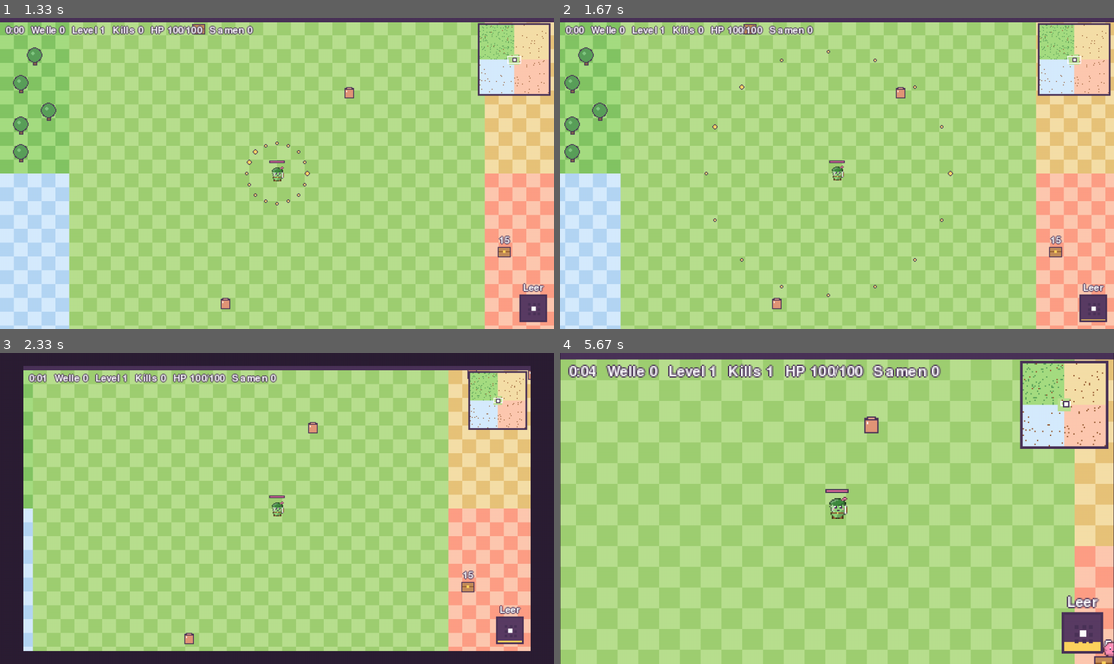
Above: before the commit, frames 1-4 (two rows, left to right).
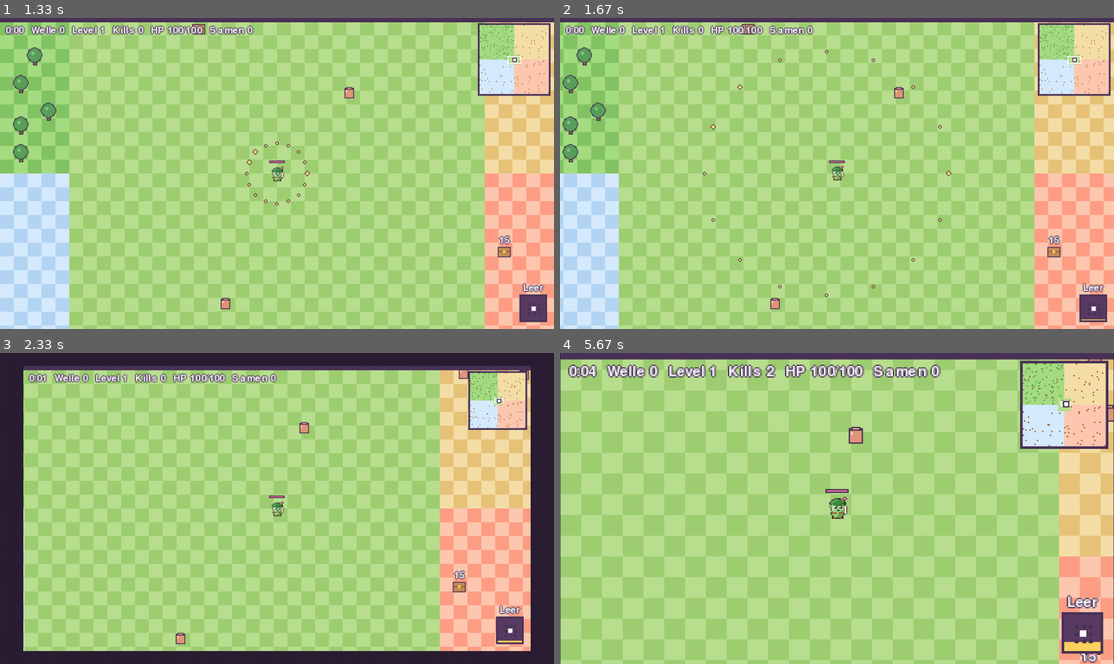
Above: after the commit, the same moments.

Repository: hannes-vnz/last_bean_standing
Game: pygame game, started from src/lastbean/__main__.py
Same seed, same stepped clock (60 frames per second), same inputs: the game is played once before the commit and once after it.
Inputs:
- Up to frame 1 (1.33 s): type "ann" at 0.33 s; tap Enter at 0.67, 0.88 s; tap Space at 1.22 s
- Up to frame 2 (1.67 s): hold Right from 1.55 s (still down); tap Space at 1.62 s
- Up to frame 3 (2.33 s): tap Space at 1.92 s; release Right at 2.02 s; tap + at 2.05 s
- Up to frame 4 (5.67 s): hold Up 2.38-2.68 s; tap Space at 2.45, 2.78, 3.08, 3.28, 3.58, 3.85, 4.18, 4.48, 4.62, 5.02, 5.32 s; tap + at 2.53, 3.93, 5.1 s; hold Right 2.72-3.18 s; hold Left 3.22-3.75 s; tap 1 at 3.37, 4.7 s; hold Down 3.78-4.08 s; hold Left 4.12-4.52 s; hold Up 4.55-4.92 s; hold Right 4.95-5.58 s; hold Down from 5.62 s (still down)

Frame 1 is identical in both runs. In frame 2, 11% of the frame differs, in the area x 0-99%, y 1-100%; in frame 3, 47%, in the area x 4-96%, y 5-96%; in frame 4, 42%.

Commit message:
Faster pace: walking speed of all characters and mobs x1.25 (Hannes, 28.10.2026)
Co-Authored-By: Claude Opus 5.5 <noreply@anthropic.com>
Claude-Session: https://claude.ai/code/session_01XQrSRafbp6pJjyk35Vz54b

Diff:
--- a/data/characters.json
+++ b/data/characters.json
@@ -5,7 +5,7 @@
   "title": "der Falkenauge",
   "archetype": "Jäger: ausgewogen, durchschlagende Pfeile",
   "hp": 100,
-  "speed": 180,
+  "speed": 225,
   "damage": 12,
   "attack_rate": 2.0,
   "range": 380,
@@ -64,7 +64,7 @@
   "title": "Aschenglut",
   "archetype": "Pyromantin: Flächenschaden und Brand",
   "hp": 80,
-  "speed": 140,
+  "speed": 175,
   "damage": 14,
   "attack_rate": 1.1,
   "range": 320,
@@ -118,7 +118,7 @@
   "title": "Nachtmesser",
   "archetype": "Schurke: schnell, kritisch, kurze Reichweite",
   "hp": 85,
-  "speed": 190,
+  "speed": 238,
   "damage": 7,
   "attack_rate": 2.2,
   "range": 210,
@@ -178,7 +178,7 @@
   "title": "Eisenschulter",
   "archetype": "Wächter: Nahkampf-Tank mit Dornen",
   "hp": 160,
-  "speed": 120,
+  "speed": 150,
   "damage": 20,
   "attack_rate": 0.9,
   "range": 110,
@@ -237,7 +237,7 @@
   "title": "Winterhauch",
   "archetype": "Frostmagierin: Kontrolle und Verlangsamung",
   "hp": 90,
-  "speed": 145,
+  "speed": 181,
   "damage": 10,
   "attack_rate": 1.3,
   "range": 340,
@@ -292,7 +292,7 @@
   "title": "Geisterruf",
   "archetype": "Beschwörer: Begleiter kämpfen für ihn",
   "hp": 90,
-  "speed": 140,
+  "speed": 175,
   "damage": 6,
   "attack_rate": 1.0,
   "range": 300,
@@ -346,7 +346,7 @@
   "title": "Donnerhall",
   "archetype": "Sturmrufer: Kettenblitze, hohe Schussrate",
   "hp": 80,
-  "speed": 160,
+  "speed": 200,
   "damage": 8,
   "attack_rate": 2.4,
   "range": 300,
@@ -404,7 +404,7 @@
   "title": "Zündfunke",
   "archetype": "Sprengmeister: Bomben im Stand, Minen im Lauf",
   "hp": 110,
-  "speed": 150,
+  "speed": 188,
   "damage": 26,
   "attack_rate": 0.7,
   "range": 300,
@@ -462,7 +462,7 @@
   "title": "Schierling",
   "archetype": "Giftmischerin: Giftpfützen und Seuche",
   "hp": 85,
-  "speed": 150,
+  "speed": 188,
   "damage": 5,
   "attack_rate": 1.4,
   "range": 330,
@@ -516,7 +516,7 @@
   "title": "Stillstand",
   "archetype": "Scharfschützin: je länger sie steht, desto härter",
   "hp": 75,
-  "speed": 130,
+  "speed": 162,
   "damage": 40,
   "attack_rate": 0.45,
   "range": 600,
--- a/data/mobs.json
+++ b/data/mobs.json
@@ -4,7 +4,7 @@
   "name": "Schleimling",
   "behavior": "chaser",
   "hp": 12,
-  "speed": 62,
+  "speed": 78,
   "damage": 5,
   "cost": 1,
   "xp": 1,
@@ -25,7 +25,7 @@
   "name": "Fledermaus",
   "behavior": "swarm",
   "hp": 5,
-  "speed": 120,
+  "speed": 150,
   "damage": 3,
   "cost": 0.5,
   "xp": 0.5,
@@ -47,7 +47,7 @@
   "name": "Wurzelwächter",
   "behavior": "chaser_tank",
   "hp": 55,
-  "speed": 38,
+  "speed": 48,
   "damage": 10,
   "cost": 4,
   "xp": 4,
@@ -69,7 +69,7 @@
   "name": "Sporenschütze",
   "behavior": "ranged_lobbed",
   "hp": 16,
-  "speed": 45,
+  "speed": 56,
   "damage": 4,
   "cost": 3,
   "xp": 3,
@@ -92,7 +92,7 @@
   "name": "Sandspeier",
   "behavior": "ranged_direct",
   "hp": 14,
-  "speed": 55,
+  "speed": 69,
   "damage": 7,
   "cost": 2,
   "xp": 2,
@@ -116,7 +116,7 @@
   "name": "Dünenskorpion",
   "behavior": "charger",
   "hp": 30,
-  "speed": 50,
+  "speed": 62,
   "damage": 12,
   "cost": 3,
   "xp": 3,
@@ -141,7 +141,7 @@
   "name": "Frostwolf",
   "behavior": "chaser_pack",
   "hp": 20,
-  "speed": 105,
+  "speed": 131,
   "damage": 7,
   "cost": 2,
   "xp": 2,
@@ -163,7 +163,7 @@
   "name": "Eisgolem",
   "behavior": "chaser_tank",
   "hp": 90,
-  "speed": 32,
+  "speed": 40,
   "damage": 14,
   "cost": 7,
   "xp": 7,
@@ -190,7 +190,7 @@
   "name": "Glutimp",
   "behavior": "ranged_lobbed",
   "hp": 18,
-  "speed": 58,
+  "speed": 72,
   "damage": 9,
   "cost": 3,
   "xp": 3,
@@ -214,7 +214,7 @@
   "name": "Lavakäfer",
   "behavior": "exploder",
   "hp": 10,
-  "speed": 95,
+  "speed": 119,
   "damage": 18,
   "cost": 2,
   "xp": 2,
--- a/tests/test_package_a.py
+++ b/tests/test_package_a.py
@@ -13,7 +13,7 @@
 
 def test_new_values_from_data(make_config):
     cfg = make_config()
-    assert cfg.character.speed == 180 and cfg.character.attack_rate == 2.0 and cfg.character.pickup_radius == 220
+    assert cfg.character.speed == 225 and cfg.character.attack_rate == 2.0 and cfg.character.pickup_radius == 220
     assert dict(next(m for m in cfg.mobs if m.id == "batswarm").biome_weights)["forest"] == 0.5
 
 
--- a/tests/test_polish.py
+++ b/tests/test_polish.py
@@ -38,15 +38,17 @@
     fx = Effects(*effect_palette(r))
     with_fx = World(4, make_config())
     without = World(4, make_config())
+    seen = False
     for _ in range(90 * 60):
         events = with_fx.step([heuristic_input(with_fx)])
         without.step([heuristic_input(without)])
         fx.handle(events, r.boss_names, {p.player_id: (p.x, p.y) for p in with_fx.players})
         fx.update()
+        seen = seen or bool(fx.particles or fx.texts or fx.rings)
         if with_fx.tick % 600 == 0:
             r.draw(with_fx.snapshot(), effects=fx)
     assert with_fx.state_hash() == without.state_hash()  # effects never change the run
-    assert fx.particles or fx.texts or fx.rings
+    assert seen  # (the run may already be over at the end)
     assert len(fx.particles) <= 2000
 
 
--- a/tools/build_content.py
+++ b/tools/build_content.py
@@ -39,58 +39,59 @@
 })
 
 # ---------------------------------------------------------------------------- Charaktere
+# 28.10.2026 (Hannes: "Monster und Hero schneller"): Lauftempo aller Charaktere und Mobs x1,25.
 def ch(id, name, title, arch, hp, speed, dmg, rate, rng, crit, weapon, passive, active, tags, unlock, phase, skins):
     return dict(id=id, name=name, title=title, archetype=arch, hp=hp, speed=speed, damage=dmg, attack_rate=rate,
                 range=rng, crit_chance=crit, crit_mult=1.5, weapon=weapon, passive=passive, active=active,
                 tags=tags, unlock_challenge=unlock, impl_phase=phase, skins=skins)
 
 CHARACTERS = [
- ch("ranger", "Fenn", "der Falkenauge", "Jäger: ausgewogen, durchschlagende Pfeile", 100, 180, 12, 2.0, 380, 5,
+ ch("ranger", "Fenn", "der Falkenauge", "Jäger: ausgewogen, durchschlagende Pfeile", 100, 225, 12, 2.0, 380, 5,
     dict(type="projectile", pattern="single", projectile_speed=640, pierce=1, aoe_radius=0, text="Ein Pfeil, durchschlägt 1 Gegner."),
     dict(id="far_sight", name="Weitblick", text="+12 % Reichweite. +8 % Schaden auf Ziele über 250 px.", effects=[dict(stat="range_pct", value=12), dict(stat="damage_pct_far", value=8, threshold_px=250)]),
     dict(id="arrow_storm", name="Pfeilhagel", cooldown_s=18, text="16 Pfeile in alle Richtungen (je 60 % Schaden)."),
     ["projectile", "pierce", "range"], None, 1, ["ranger_a", "ranger_b"]),
- ch("pyro", "Mira", "Aschenglut", "Pyromantin: Flächenschaden und Brand", 80, 140, 14, 1.1, 320, 5,
+ ch("pyro", "Mira", "Aschenglut", "Pyromantin: Flächenschaden und Brand", 80, 175, 14, 1.1, 320, 5,
     dict(type="projectile", pattern="single_explosive", projectile_speed=420, pierce=0, aoe_radius=64, text="Feuerball explodiert (Radius 64) und entzündet (3 s, 20 % Schaden/s)."),
     dict(id="heat_wave", name="Hitzewelle", text="Brennende Gegner erleiden +20 % Schaden.", effects=[dict(stat="damage_pct_vs_burning", value=20)]),
     dict(id="inferno", name="Inferno", cooldown_s=22, text="Feuerring (Radius 180) um dich, 4 s, 40 % Schaden/s."),
     ["fire", "area", "burn"], "unlock_pyro", 2, ["pyro_a", "pyro_b"]),
- ch("rogue", "Kaz", "Nachtmesser", "Schurke: schnell, kritisch, kurze Reichweite", 85, 190, 7, 2.2, 210, 20,
+ ch("rogue", "Kaz", "Nachtmesser", "Schurke: schnell, kritisch, kurze Reichweite", 85, 238, 7, 2.2, 210, 20,
     dict(type="projectile", pattern="fan3", projectile_speed=700, pierce=0, aoe_radius=0, text="Fächer aus 3 Wurfmessern."),
     dict(id="thrill", name="Nervenkitzel", text="+15 % Lauftempo. +6 % Schaden je Gegner im Umkreis 150 px (max. 5).", effects=[dict(stat="move_speed_pct", value=15), dict(stat="damage_pct_per_nearby", value=6, radius_px=150, max_stacks=5)]),
     dict(id="shadow_step", name="Schattenschritt", cooldown_s=5, text="Dash über 220 px, 0,3 s unverwundbar."),
     ["crit", "movement", "close"], "unlock_rogue", 2, ["rogue_a", "rogue_b"]),
- ch("guardian", "Brun", "Eisenschulter", "Wächter: Nahkampf-Tank mit Dornen", 160, 120, 20, 0.9, 110, 0,
+ ch("guardian", "Brun", "Eisenschulter", "Wächter: Nahkampf-Tank mit Dornen", 160, 150, 20, 0.9, 110, 0,
     dict(type="nova", pattern="shockwave", projectile_speed=0, pierce=99, aoe_radius=110, text="Schockwelle um dich (Radius 110) mit Rückstoß."),
     dict(id="iron_skin", name="Eisenhaut", text="-15 % erlittener Schaden. Reflektiert 25 % des Nahkampfschadens.", effects=[dict(stat="damage_taken_pct", value=-15), dict(stat="thorns_pct", value=25)]),
     dict(id="bulwark", name="Bollwerk", cooldown_s=25, text="Schild für 3 s, absorbiert 150 Schaden."),
     ["defense", "thorns", "area", "melee"], "unlock_guardian", 2, ["guardian_a", "guardian_b"]),
- ch("cryo", "Ysa", "Winterhauch", "Frostmagierin: Kontrolle und Verlangsamung", 90, 145, 10, 1.3, 340, 5,
+ ch("cryo", "Ysa", "Winterhauch", "Frostmagierin: Kontrolle und Verlangsamung", 90, 181, 10, 1.3, 340, 5,
     dict(type="projectile", pattern="single", projectile_speed=520, pierce=0, aoe_radius=0, text="Frostgeschoss verlangsamt um 30 % (2 s). 3 Kältestapel frieren 1,2 s ein."),
     dict(id="frost_aura", name="Frostaura", text="Gegner im Umkreis von 140 px sind 15 % langsamer.", effects=[dict(stat="aura_slow_pct", value=15, radius_px=140)]),
     dict(id="ice_age", name="Eiszeit", cooldown_s=24, text="Friert alle Gegner im Bild 2 s ein."),
     ["frost", "control", "ranged"], "unlock_cryo", 2, ["cryo_a", "cryo_b"]),
- ch("summoner", "Thorn", "Geisterruf", "Beschwörer: Begleiter kämpfen für ihn", 90, 140, 6, 1.0, 300, 5,
+ ch("summoner", "Thorn", "Geisterruf", "Beschwörer: Begleiter kämpfen für ihn", 90, 175, 6, 1.0, 300, 5,
     dict(type="projectile_plus_minions", pattern="single", projectile_speed=480, pierce=0, aoe_radius=0, minions=2, text="Schwacher Geisterbolzen. 2 Geister-Begleiter greifen selbstständig an (8 Schaden, 1,5/s)."),
     dict(id="soul_bond", name="Seelenband", text="Geister erhalten 50 % deiner Schadensboni.", effects=[dict(stat="minion_inherit_damage_pct", value=50)]),
     dict(id="raise_dead", name="Totenruf", cooldown_s=30, text="4 zusätzliche Geister für 10 s."),
     ["summon", "minion"], "unlock_summoner", 3, ["summoner_a", "summoner_b"]),
- ch("storm", "Vex", "Donnerhall", "Sturmrufer: Kettenblitze, hohe Schussrate", 80, 160, 8, 2.4, 300, 5,
+ ch("storm", "Vex", "Donnerhall", "Sturmrufer: Kettenblitze, hohe Schussrate", 80, 200, 8, 2.4, 300, 5,
     dict(type="chain", pattern="chain_lightning", projectile_speed=0, pierce=0, aoe_radius=0, chain_jumps=2, chain_radius=160, chain_falloff=0.8, text="Kettenblitz springt 2-mal (160 px, je 80 % Schaden)."),
     dict(id="static_charge", name="Statische Ladung", text="Jeder 10. Schuss ruft einen Blitzschlag (200 % Schaden) auf einen zufälligen Gegner.", effects=[dict(stat="bonus_strike_every_n_shots", value=10, damage_pct=200)]),
     dict(id="thunderstorm", name="Gewittersturm", cooldown_s=28, text="6 s lang 4 Blitze pro Sekunde auf zufällige Gegner."),
     ["chain", "lightning", "speed"], "unlock_storm", 3, ["storm_a", "storm_b"]),
- ch("bomber", "Orm", "Zündfunke", "Sprengmeister: Bomben im Stand, Minen im Lauf", 110, 150, 26, 0.7, 300, 5,
+ ch("bomber", "Orm", "Zündfunke", "Sprengmeister: Bomben im Stand, Minen im Lauf", 110, 188, 26, 0.7, 300, 5,
     dict(type="lobbed", pattern="bomb", projectile_speed=300, pierce=0, aoe_radius=90, fuse_s=0.6, text="Bombe im Bogen, explodiert nach 0,6 s (Radius 90)."),
     dict(id="mine_layer", name="Minenleger", text="Legt beim Laufen alle 1,5 s eine Mine (60 % Schaden, Radius 70, max. 6).", effects=[dict(stat="mine_interval_s", value=1.5, damage_pct=60, radius_px=70, max_mines=6)]),
     dict(id="mega_bomb", name="Megabombe", cooldown_s=20, text="Große Bombe (Radius 200, 500 % Schaden)."),
     ["bomb", "area", "mine"], "unlock_bomber", 3, ["bomber_a", "bomber_b"]),
- ch("venom", "Lilu", "Schierling", "Giftmischerin: Giftpfützen und Seuche", 85, 150, 5, 1.4, 330, 5,
+ ch("venom", "Lilu", "Schierling", "Giftmischerin: Giftpfützen und Seuche", 85, 188, 5, 1.4, 330, 5,
     dict(type="lobbed", pattern="vial", projectile_speed=360, pierce=0, aoe_radius=55, text="Giftphiole: Pfütze (Radius 55, 3 s, 12 Gift/s, stapelt bis 4x)."),
     dict(id="plague", name="Seuche", text="Vergiftete Gegner verbreiten beim Tod Gift (Radius 80).", effects=[dict(stat="poison_spread_on_death_radius_px", value=80)]),
     dict(id="toxic_cloud", name="Giftnebel", cooldown_s=26, text="Wolke (Radius 160) für 8 s, 35 % Schaden/s, verlangsamt 20 %."),
     ["poison", "area", "dot"], "unlock_venom", 3, ["venom_a", "venom_b"]),
- ch("sniper", "Aya", "Stillstand", "Scharfschützin: je länger sie steht, desto härter", 75, 130, 40, 0.45, 600, 10,
+ ch("sniper", "Aya", "Stillstand", "Scharfschützin: je länger sie steht, desto härter", 75, 162, 40, 0.45, 600, 10,
     dict(type="projectile", pattern="charged", projectile_speed=1100, pierce=3, aoe_radius=0, charge_bonus_per_s_pct=10, charge_max_pct=100, text="Durchschlag-Schuss (3). +10 % Schaden je Sekunde Stillstand (max. +100 %)."),
     dict(id="calm_before", name="Ruhe vor dem Schuss", text="Nach 2 s Stillstand ist der nächste Schuss ein garantierter Krit (x2,5).", effects=[dict(stat="guaranteed_crit_after_still_s", value=2, crit_mult=2.5)]),
     dict(id="focus", name="Fokus", cooldown_s=20, text="4 s lang: schießt auch im Lauf, doppelte Schussrate."),
@@ -184,16 +185,16 @@
                 biome_weights=biomes, text=text, impl_phase=phase, **extra)
 ALL = dict(forest=1, desert=1, ice=1, lava=1, plaza=1)
 MOBS = [
- mob("slimeling", "Schleimling", "chaser", 12, 62, 5, 1, 1, 0, ALL, "Läuft geradeaus auf dich zu. Der Standardgegner.", 1, radius=12),
- mob("batswarm", "Fledermaus", "swarm", 5, 120, 3, 0.5, 0.5, 60, {b: 0.5 for b in ALL}, "Kommt in Gruppen zu 4, flattert unregelmäßig, sehr schnell.", 1, radius=9, group_size=4),
- mob("rootguard", "Wurzelwächter", "chaser_tank", 55, 38, 10, 4, 4, 90, dict(forest=1, plaza=0.3, desert=0.2, ice=0.2, lava=0.2), "Langsam und zäh, kaum Rückstoß.", 1, radius=18, knockback_resist=0.8),
- mob("sporeshooter", "Sporenschütze", "ranged_lobbed", 16, 45, 4, 3, 3, 120, dict(forest=1, plaza=0.3, desert=0.2, ice=0.2, lava=0.2), "Hält 260 px Abstand und wirft Sporen, die eine Giftpfütze (4 Schaden/s, 3 s) hinterlassen.", 1, radius=12, keep_distance_px=260, shot_interval_s=2.4),
- mob("sandspitter", "Sandspeier", "ranged_direct", 14, 55, 7, 2, 2, 100, dict(desert=1, plaza=0.3, forest=0.2, ice=0.2, lava=0.2), "Hält 300 px Abstand und schießt gerade Sandgeschosse (Tempo 260).", 2, radius=12, keep_distance_px=300, shot_interval_s=1.8, projectile_speed=260),
- mob("dunescorpion", "Dünenskorpion", "charger", 30, 50, 12, 3, 3, 150, dict(desert=1, plaza=0.3, forest=0.2, ice=0.2, lava=0.2), "Markiert 0,8 s eine Linie, stürmt dann 0,6 s mit Tempo 260 los und ist 1,2 s erschöpft.", 2, radius=14, telegraph_s=0.8, charge_s=0.6, charge_speed=260, recovery_s=1.2),
- mob("frostwolf", "Frostwolf", "chaser_pack", 20, 105, 7, 2, 2, 180, dict(ice=1, plaza=0.3, forest=0.2, desert=0.2, lava=0.2), "Schneller Läufer, kommt im Rudel zu 3.", 2, radius=13, group_size=3),
- mob("icegolem", "Eisgolem", "chaser_tank", 90, 32, 14, 7, 7, 240, dict(ice=1, plaza=0.2, forest=0.1, desert=0.1, lava=0.1), "Sehr zäh und langsam. Zerplatzt beim Tod in 8 Eissplitter (6 Schaden).", 2, radius=22, on_death=dict(type="shards", count=8, damage=6), knockback_resist=0.9),
- mob("emberimp", "Glutimp", "ranged_lobbed", 18, 58, 9, 3, 3, 210, dict(lava=1, plaza=0.3, forest=0.2, desert=0.2, ice=0.2), "Hält 280 px Abstand und wirft Feuerbälle (Radius 50), die 3 s Feuer am Boden hinterlassen.", 3, radius=12, keep_distance_px=280, shot_interval_s=2.2, aoe_radius=50),
- mob("lavabug", "Lavakäfer", "exploder", 10, 95, 18, 2, 2, 270, dict(lava=1, plaza=0.3, forest=0.2, desert=0.2, ice=0.2), "Rennt auf dich zu und explodiert bei Berührung (Radius 70, 18 Schaden), auch beim Tod (50 %).", 3, radius=11, explosion_radius=70, death_explosion_pct=50),
+ mob("slimeling", "Schleimling", "chaser", 12, 78, 5, 1, 1, 0, ALL, "Läuft geradeaus auf dich zu. Der Standardgegner.", 1, radius=12),
+ mob("batswarm", "Fledermaus", "swarm", 5, 150, 3, 0.5, 0.5, 60, {b: 0.5 for b in ALL}, "Kommt in Gruppen zu 4, flattert unregelmäßig, sehr schnell.", 1, radius=9, group_size=4),
+ mob("rootguard", "Wurzelwächter", "chaser_tank", 55, 48, 10, 4, 4, 90, dict(forest=1, plaza=0.3, desert=0.2, ice=0.2, lava=0.2), "Langsam und zäh, kaum Rückstoß.", 1, radius=18, knockback_resist=0.8),
+ mob("sporeshooter", "Sporenschütze", "ranged_lobbed", 16, 56, 4, 3, 3, 120, dict(forest=1, plaza=0.3, desert=0.2, ice=0.2, lava=0.2), "Hält 260 px Abstand und wirft Sporen, die eine Giftpfütze (4 Schaden/s, 3 s) hinterlassen.", 1, radius=12, keep_distance_px=260, shot_interval_s=2.4),
+ mob("sandspitter", "Sandspeier", "ranged_direct", 14, 69, 7, 2, 2, 100, dict(desert=1, plaza=0.3, forest=0.2, ice=0.2, lava=0.2), "Hält 300 px Abstand und schießt gerade Sandgeschosse (Tempo 260).", 2, radius=12, keep_distance_px=300, shot_interval_s=1.8, projectile_speed=260),
+ mob("dunescorpion", "Dünenskorpion", "charger", 30, 62, 12, 3, 3, 150, dict(desert=1, plaza=0.3, forest=0.2, ice=0.2, lava=0.2), "Markiert 0,8 s eine Linie, stürmt dann 0,6 s mit Tempo 260 los und ist 1,2 s erschöpft.", 2, radius=14, telegraph_s=0.8, charge_s=0.6, charge_speed=260, recovery_s=1.2),
+ mob("frostwolf", "Frostwolf", "chaser_pack", 20, 131, 7, 2, 2, 180, dict(ice=1, plaza=0.3, forest=0.2, desert=0.2, lava=0.2), "Schneller Läufer, kommt im Rudel zu 3.", 2, radius=13, group_size=3),
+ mob("icegolem", "Eisgolem", "chaser_tank", 90, 40, 14, 7, 7, 240, dict(ice=1, plaza=0.2, forest=0.1, desert=0.1, lava=0.1), "Sehr zäh und langsam. Zerplatzt beim Tod in 8 Eissplitter (6 Schaden).", 2, radius=22, on_death=dict(type="shards", count=8, damage=6), knockback_resist=0.9),
+ mob("emberimp", "Glutimp", "ranged_lobbed", 18, 72, 9, 3, 3, 210, dict(lava=1, plaza=0.3, forest=0.2, desert=0.2, ice=0.2), "Hält 280 px Abstand und wirft Feuerbälle (Radius 50), die 3 s Feuer am Boden hinterlassen.", 3, radius=12, keep_distance_px=280, shot_interval_s=2.2, aoe_radius=50),
+ mob("lavabug", "Lavakäfer", "exploder", 10, 119, 18, 2, 2, 270, dict(lava=1, plaza=0.3, forest=0.2, desert=0.2, ice=0.2), "Rennt auf dich zu und explodiert bei Berührung (Radius 70, 18 Schaden), auch beim Tod (50 %).", 3, radius=11, explosion_radius=70, death_explosion_pct=50),
 ]
 ELITE_AFFIXES = [
  dict(id="armored", name="Gepanzert", text="-30 % erlittener Schaden."),
Not shown, changed: docs/CONTENT.md
